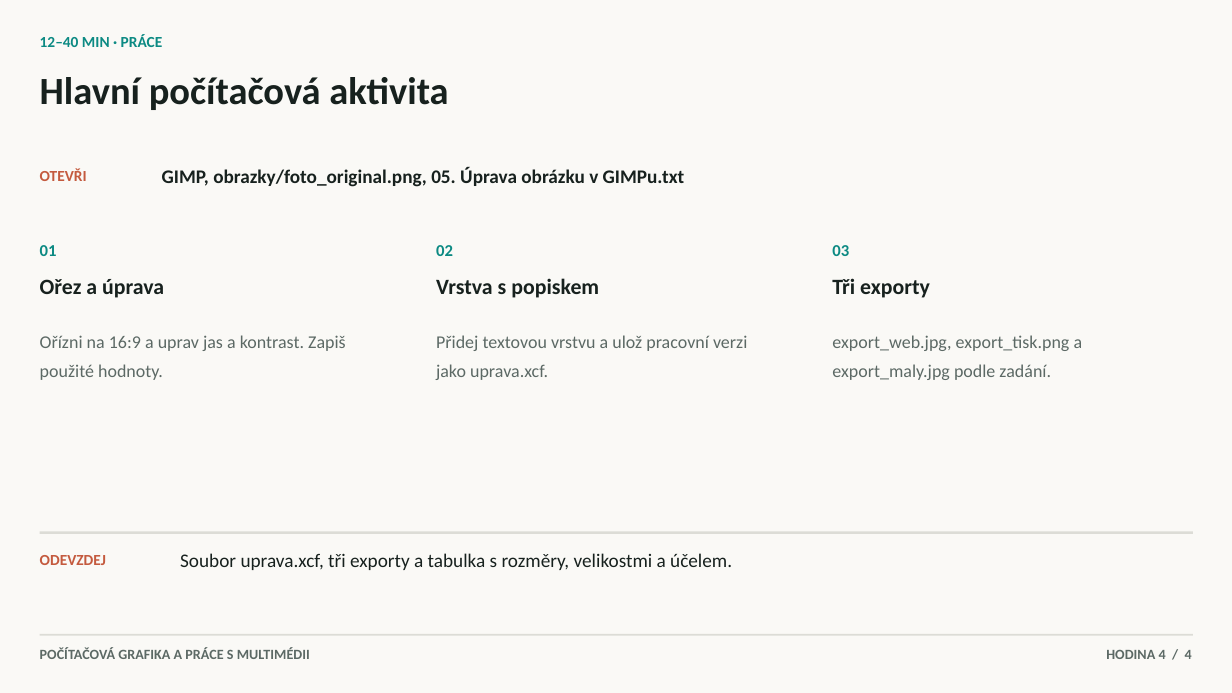
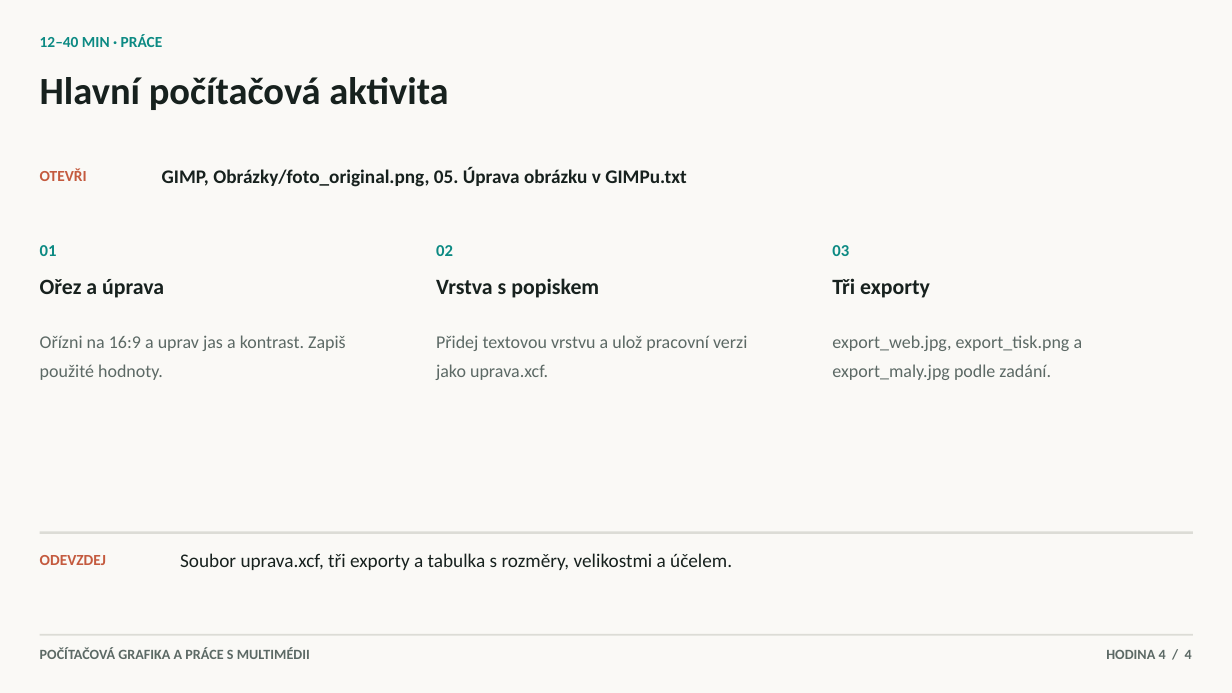
Before and after one commit to hlaska18/karel_hlas-web, a slide deck: slide 4 of public/materialy/1L/6/Prezentace k hodinám/4. Úprava fotografie v GIMPu.pptx. Drawn at 1232x693 pixels with LibreOffice and Linux fonts; fonts in the diff are those of the drawing. Boxes give left, top, right and bottom in pixels: in the first picture for what was removed or moved away, otherwise in the second. Text is boxed around its words. In the diff, an @@ line names an element or a change of style, - is before the commit and + after.

```diff
--- a/public/materialy/1L/6/Prezentace k hodinám/4. Úprava fotografie v GIMPu.pptx
+++ b/public/materialy/1L/6/Prezentace k hodinám/4. Úprava fotografie v GIMPu.pptx
@@ text at [162,167,687,187]: text changed @@
-GIMP, obrazky/foto_original.png, 05. Úprava obrázku v GIMPu.txt
+GIMP, Obrázky/foto_original.png, 05. Úprava obrázku v GIMPu.txt
```
Also in this commit, not shown: 53 other files.
